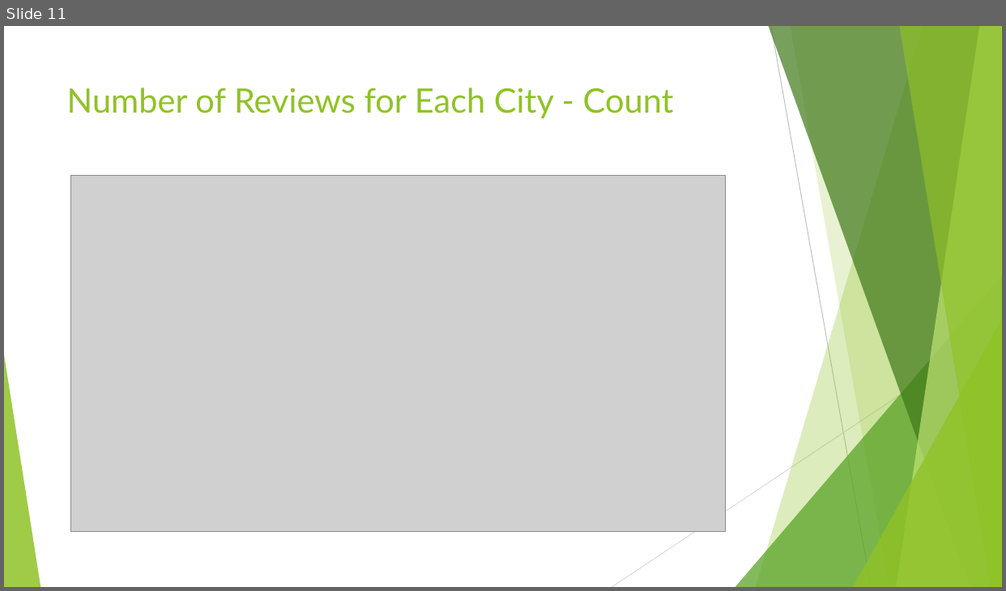
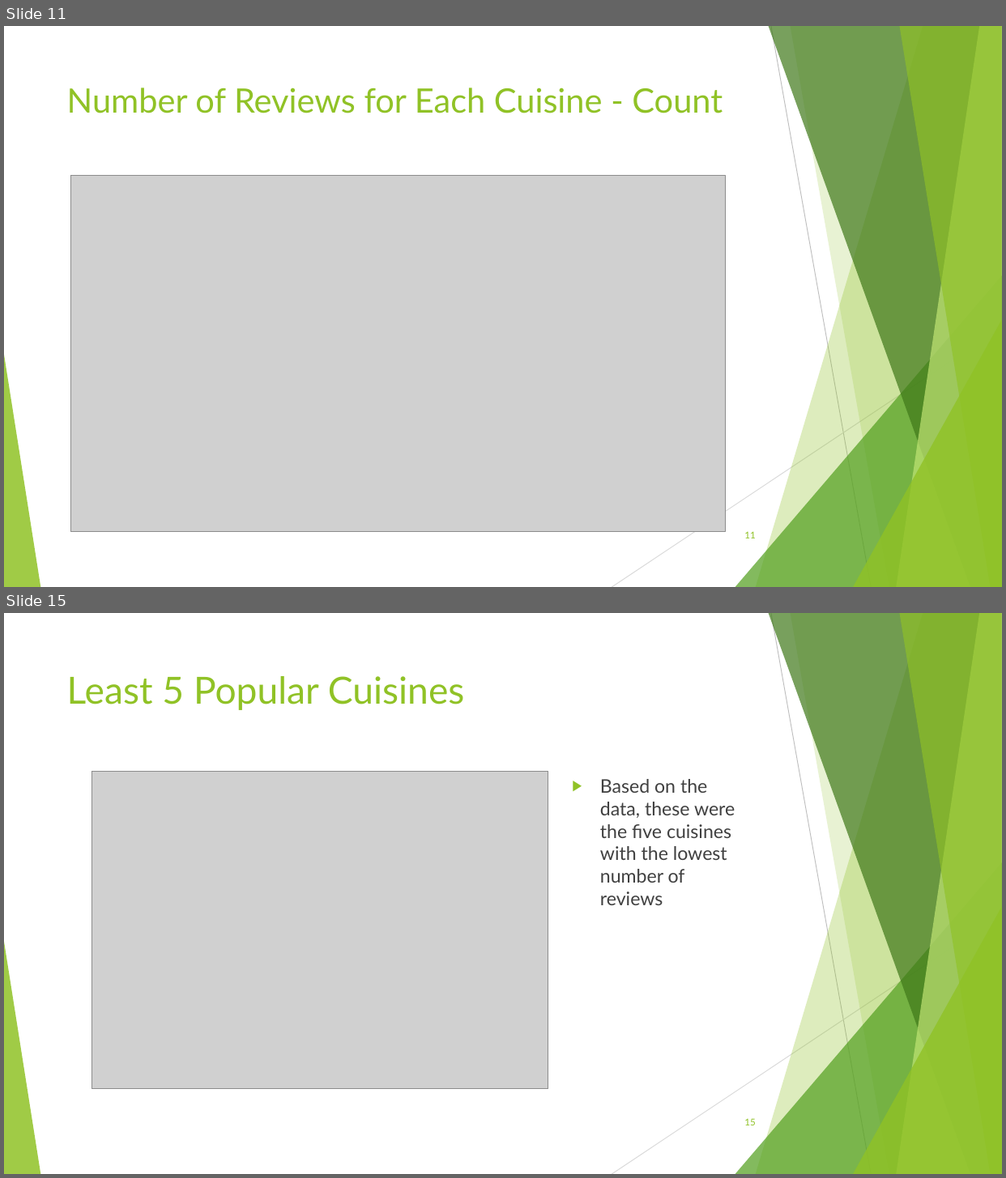
Before and after one commit to Cnw695/Project_1, a slide deck: final_project_one_slides.pptx. Shown one above the other, each under a label of ours: slide 11 before the commit, slides 11 and 15 after it; the slides between them are not shown. The pictures are 1006x591 and 1006x1178 pixels, drawn with LibreOffice and Linux fonts; fonts in the diff are those of the drawing; grey boxes stand for pictures. Boxes give left, top, right and bottom in pixels: in the first picture for what was removed or moved away, otherwise in the second. Text is boxed around its words. In the diff, an @@ line names an element or a change of style, - is before the commit and + after.

```diff
--- a/final_project_one_slides.pptx
+++ b/final_project_one_slides.pptx
@@ slide 15 added at (4,613,1002,1174), background #FFFFFF; not listed: 10 template elements that a slide beside it also shows @@
@@ title added at (67,676,465,710), 36 pt, text #90C226 @@
+Least 5 Popular Cuisines
@@ picture added at (92,771,548,1089) @@
@@ text added at (600,779,735,905), 18 pt, text #404040 @@
+▶ Based on the data, these were the five cuisines with the lowest number of reviews
@@ page number added at (744,1118,755,1126), 9 pt, text #90C226 @@
+15
@@ slide 11 changed as well @@
@@ title at (67,88,722,113): text changed @@
-Number of Reviews for Each City - Count
+Number of Reviews for Each Cuisine - Count
@@ page number added at (744,531,755,539), 9 pt, text #90C226 @@
+11
```
Also in this commit, not shown: 12 other slides changed, 12 other slides added, 12 slides removed, 10 other files.
